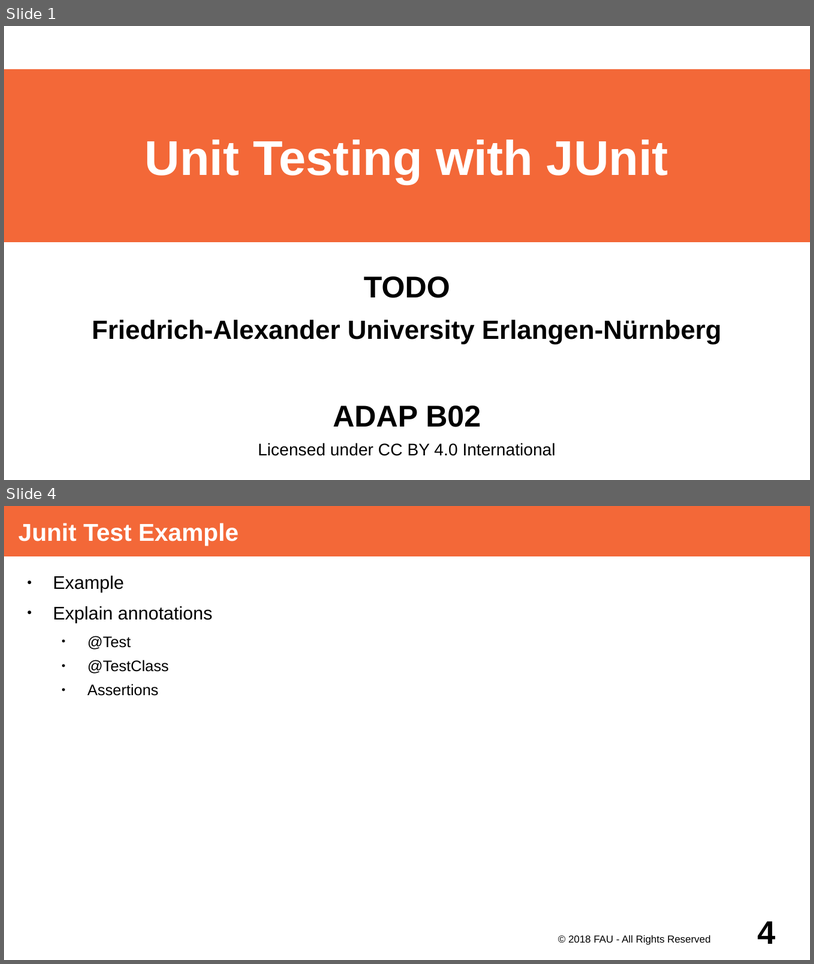
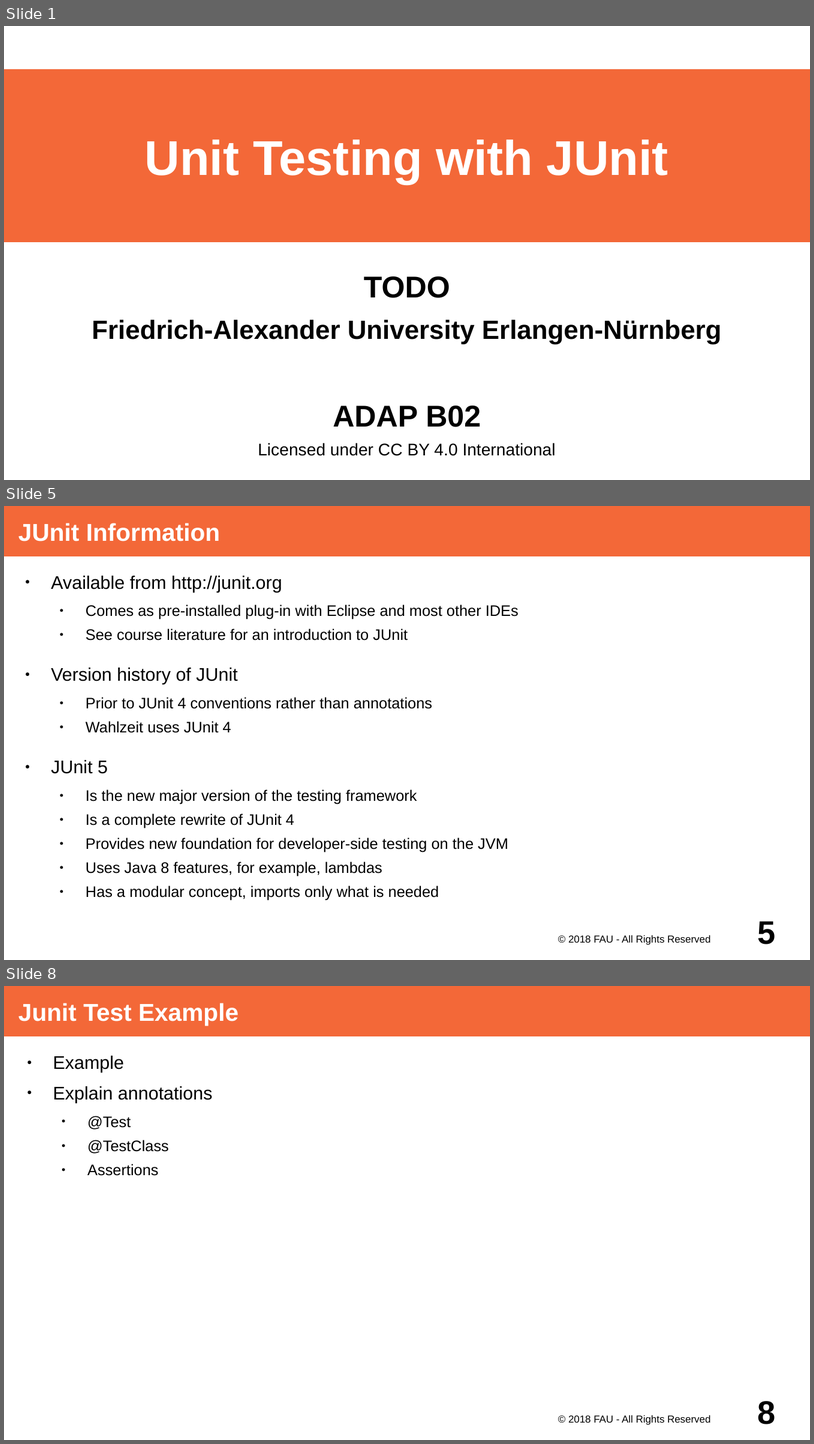
Before and after one commit to dirkriehle/adap-course, a slide deck: Lecture Slides/ADAP B02- Unit Testing with JUnit.odp. Shown one above the other, each under a label of ours: slides 1 and 4 before the commit, slides 1, 5 and 8 after it; the slides between them are not shown. The pictures are 814x964 and 814x1444 pixels, drawn with LibreOffice and Linux fonts; fonts in the diff are those of the drawing. Boxes give left, top, right and bottom in pixels: in the first picture for what was removed or moved away, otherwise in the second. Text is boxed around its words. In the diff, an @@ line names an element or a change of style, - is before the commit and + after.

Commit message:
Add first samples for JUnit

```diff
--- a/Lecture Slides/ADAP B02- Unit Testing with JUnit.odp
+++ b/Lecture Slides/ADAP B02- Unit Testing with JUnit.odp
@@ slide 5 added at [4,506,810,960], background #FFFFFF @@
@@ title added at [4,506,810,556], fill #F36838, 24 pt, text #FFFFFF, bold @@
+JUnit Information
@@ text added at [51,576,519,900], 15 pt, text #000000 @@
+● Available from http://junit.org
+  ● Comes as pre-installed plug-in with Eclipse and most other IDEs
+  ● See course literature for an introduction to JUnit
+● Version history of JUnit
+  ● Prior to JUnit 4 conventions rather than annotations
+  ● Wahlzeit uses JUnit 4
+● JUnit 5
+  ● Is the new major version of the testing framework
+  ● Is a complete rewrite of JUnit 4
+  ● Provides new foundation for developer-side testing on the JVM
+  ● Uses Java 8 features, for example, lambdas
+  ● Has a modular concept, imports only what is needed
@@ text added at [569,934,711,945], 10 pt, text #000000 @@
+© 2018 FAU - All Rights Reserved
@@ page number added at [758,921,776,944], 32 pt, text #000000, bold @@
+5
@@ what was slide 4 is now slide 8 @@
@@ page number at [758,1401,776,1424]: text changed @@
-4
+8
```
Also in this commit, not shown: 1 slide changed, 4 other slides added, 1 slide removed, 2 other files.
